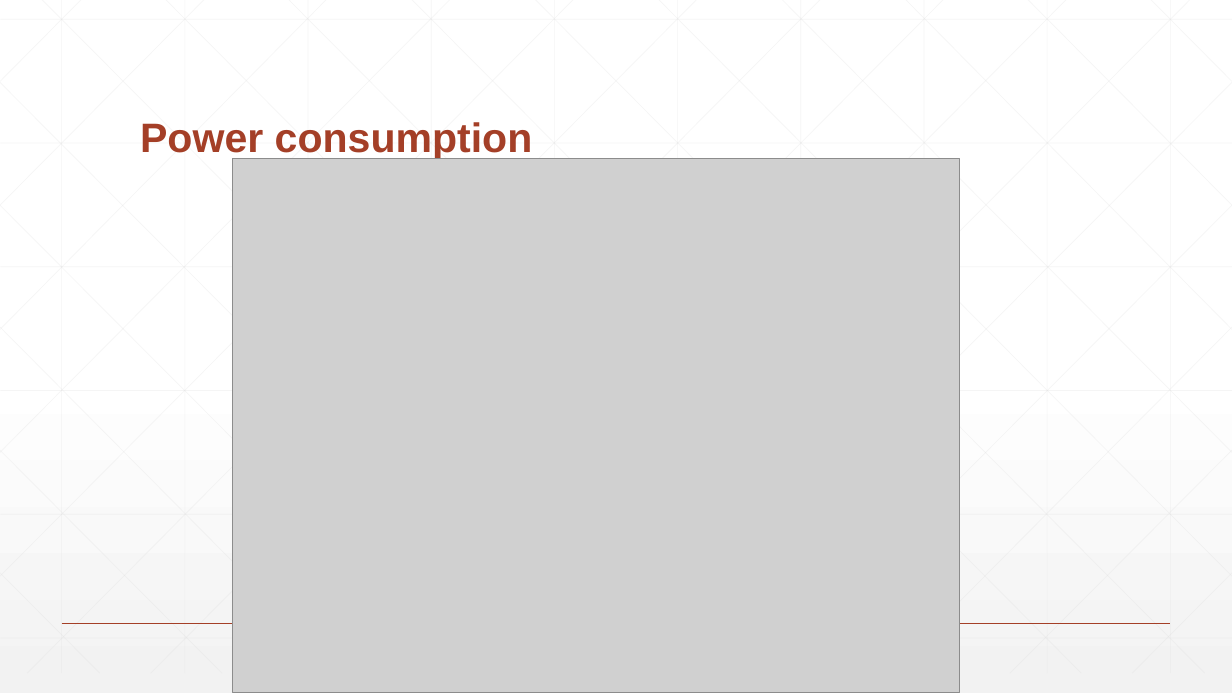
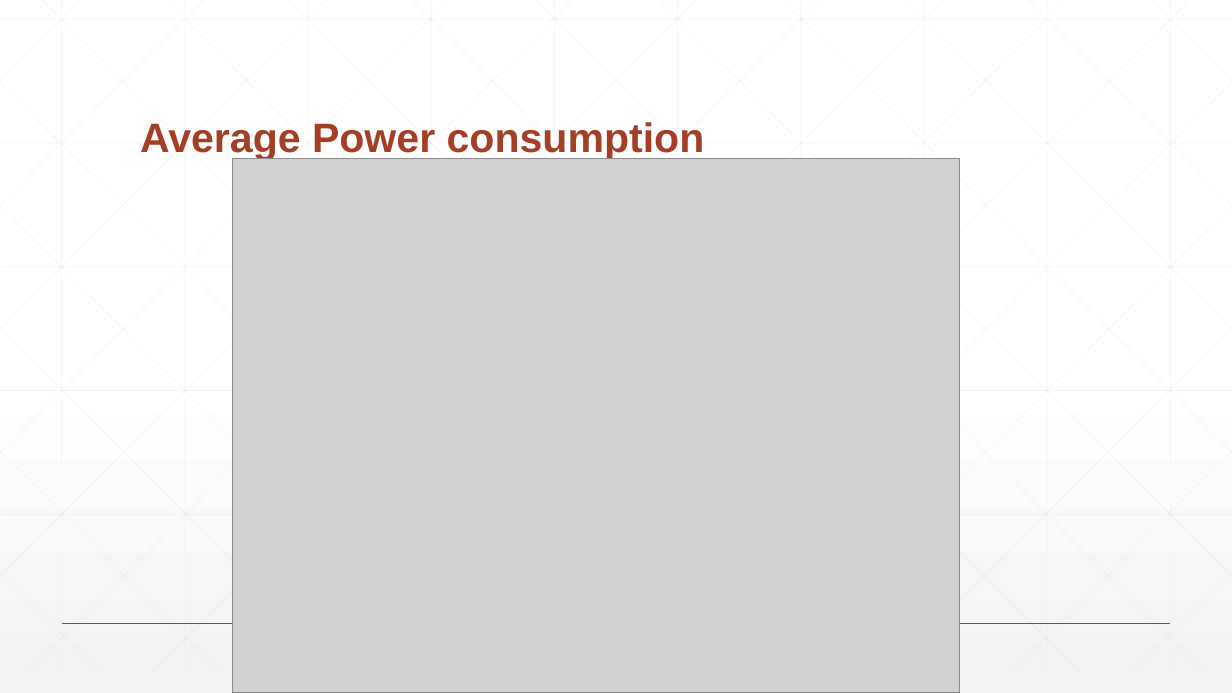
Before and after one commit to srtulon/srtulon_5704project, a slide deck: slide 11 of Slide_Presentation.pptx. Drawn at 1232x693 pixels with LibreOffice and Linux fonts; fonts in the diff are those of the drawing; grey boxes stand for pictures. Boxes give left, top, right and bottom in pixels: in the first picture for what was removed or moved away, otherwise in the second. Text is boxed around its words. In the diff, an @@ line names an element or a change of style, - is before the commit and + after.

```diff
--- a/Slide_Presentation.pptx
+++ b/Slide_Presentation.pptx
@@ title at (x1=140, y1=122, x2=705, y2=161): text changed @@
-Power consumption
+Average Power consumption
```
Also in this commit, not shown: 4 other slides changed.
